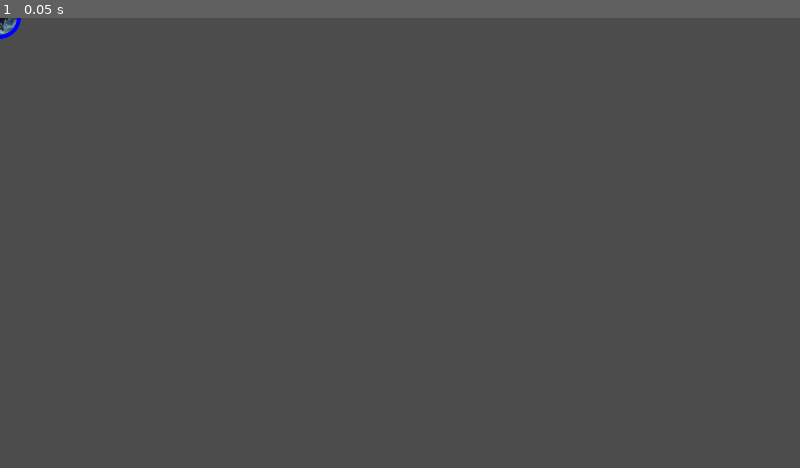
Above: before the commit, frame 1.
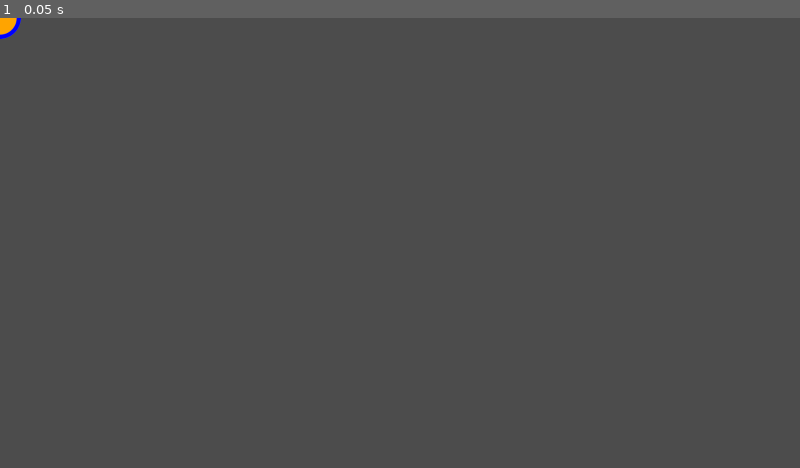
Above: after the commit, the same moment.

Repository: jakingy/RuneJam
Game: Godot game, scene res://scenes/map_marker.tscn
Same seed, same stepped clock (60 frames per second), same inputs: the game is played once before the commit and once after it. The project has no main scene, so this scene is started directly.
Inputs:
- Up to frame 1 (0.05 s): no input

The runs differ from the first frame. In frame 1, less than 0.1% of the frame differs, in the area x 0-3%, y 0-4%.

Commit message:
add placeholder for portrait

Diff:
--- /dev/null
+++ b/scenes/map_marker.gd
@@ -0,0 +1,20 @@
+extends Node2D
+
+@onready var portrait = $Visual/Portrait
+@onready var placeholder = $Visual/Placeholder
+@onready var health_ring = $Visual/HealthRing
+
+var target_portrait_size: float = 85.0
+# Called when the node enters the scene tree for the first time.
+func _ready() -> void:
+	placeholder.show()
+	portrait.hide()
+
+func apply_dynamic_portrait(new_texture: Texture2D):
+	portrait.texture = new_texture
+	var actual_size = new_texture.get_size()
+	var scale_factor = target_portrait_size / actual_size.x
+	portrait.scale = Vector2(scale_factor, scale_factor)
+
+	placeholder.hide()
+	portrait.show()
--- a/scenes/map_marker.tscn
+++ b/scenes/map_marker.tscn
@@ -1,6 +1,7 @@
 [gd_scene format=3 uid="uid://ch8on2xej3olr"]
 
 [ext_resource type="Shader" uid="uid://dyr4d25ogsa0w" path="res://scenes/map_marker.gdshader" id="1_8qftl"]
+[ext_resource type="Script" uid="uid://dwx6h3qc76q6o" path="res://scenes/map_marker.gd" id="1_rbw48"]
 [ext_resource type="Texture2D" uid="uid://cx31cqts0mt4p" path="res://assets/marker/HealthRingEmpty.png" id="1_t8lt4"]
 [ext_resource type="Texture2D" uid="uid://cknvth8xdpbss" path="res://assets/marker/HealthRing.png" id="2_6kfhq"]
 [ext_resource type="Texture2D" uid="uid://bhvlk8cgleybv" path="res://assets/marker/placeholder_portrait.jpg" id="2_rbw48"]
@@ -8,7 +9,15 @@
 [sub_resource type="ShaderMaterial" id="ShaderMaterial_reat5"]
 shader = ExtResource("1_8qftl")
 
+[sub_resource type="StyleBoxFlat" id="StyleBoxFlat_reat5"]
+bg_color = Color(1, 0.64705884, 0, 1)
+corner_radius_top_left = 100
+corner_radius_top_right = 100
+corner_radius_bottom_right = 100
+corner_radius_bottom_left = 100
+
 [node name="MapMarker" type="Node2D" unique_id=903501902]
+script = ExtResource("1_rbw48")
 
 [node name="Shadow" type="Sprite2D" parent="." unique_id=1707948991]
 
@@ -18,6 +27,25 @@
 material = SubResource("ShaderMaterial_reat5")
 scale = Vector2(0.35, 0.35)
 texture = ExtResource("2_rbw48")
+
+[node name="Placeholder" type="Label" parent="Visual" unique_id=1387693120]
+custom_minimum_size = Vector2(85, 85)
+anchors_preset = 8
+anchor_left = 0.5
+anchor_top = 0.5
+anchor_right = 0.5
+anchor_bottom = 0.5
+offset_left = -20.0
+offset_top = -11.5
+offset_right = 20.0
+offset_bottom = 11.5
+grow_horizontal = 2
+grow_vertical = 2
+theme_override_constants/outline_size = 2
+theme_override_font_sizes/font_size = 40
+theme_override_styles/normal = SubResource("StyleBoxFlat_reat5")
+horizontal_alignment = 1
+vertical_alignment = 1
 
 [node name="HealthRing" type="TextureProgressBar" parent="Visual" unique_id=1470271008]
 offset_left = -50.0
Not shown, added: scenes/map_marker.gd.uid
